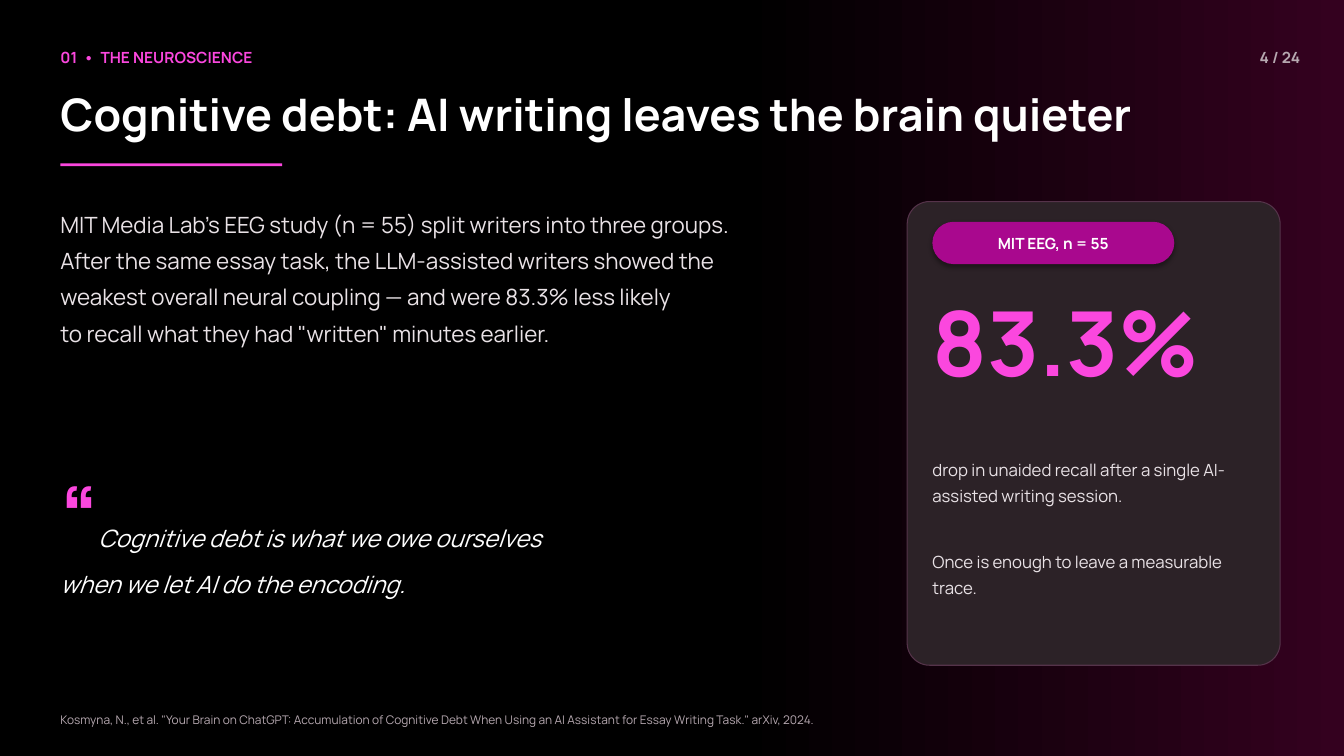
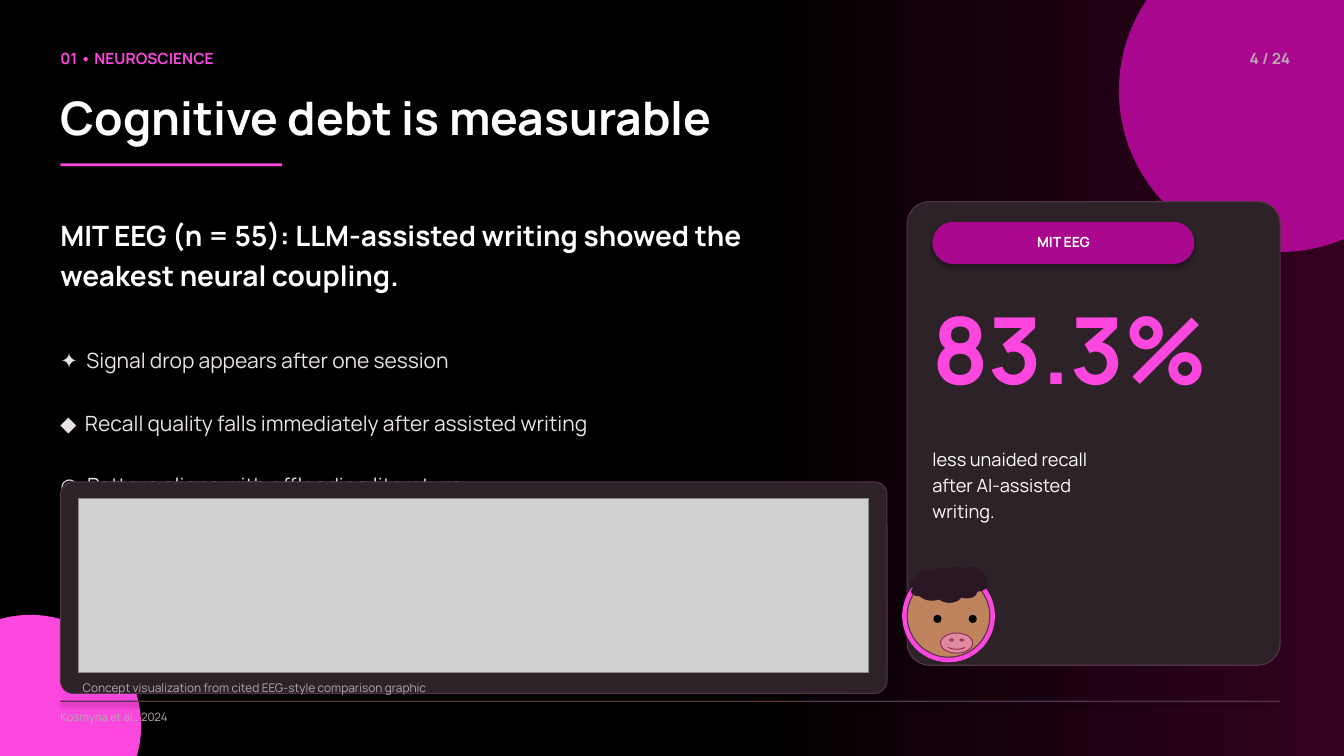
Before and after one commit to Imhaohao/AP-Research, a slide deck: slide 4 of AP_Research_Presentation.pptx. Drawn at 1344x756 pixels with LibreOffice and Linux fonts; fonts in the diff are those of the drawing; grey boxes stand for pictures. Boxes give left, top, right and bottom in pixels: in the first picture for what was removed or moved away, otherwise in the second. Text is boxed around its words. In the diff, an @@ line names an element or a change of style, - is before the commit and + after.

```diff
--- a/AP_Research_Presentation.pptx
+++ b/AP_Research_Presentation.pptx
@@ ellipse added at (x1=1119, y1=0, x2=1344, y2=252), fill #A9088E @@
@@ text at (x1=60, y1=52, x2=213, y2=65): text changed @@
-01 • THE NEUROSCIENCE
+01 • NEUROSCIENCE
@@ text "4 / 24" at (x1=1250, y1=52, x2=1290, y2=64): line spacing 1.15 to 1.2 @@
@@ text at (x1=60, y1=101, x2=712, y2=147): text changed; size 32 to 33 pt @@
-Cognitive debt: AI writing leaves the brain quieter
+Cognitive debt is measurable
@@ text at (x1=60, y1=221, x2=742, y2=293): text changed; size 16 to 20 pt; text colour #E9E2E6 to #FFFFFF; bold on @@
-MIT Media Lab's EEG study (n = 55) split writers into three groups.
-After the same essay task, the LLM-assisted writers showed the
-weakest overall neural coupling — and were 83.3% less likely
-to recall what they had "written" minutes earlier.
+MIT EEG (n = 55): LLM-assisted writing showed the weakest neural coupling.
@@ text "MIT EEG" moved from (x1=933, y1=222, x2=1175, y2=264) to (x1=1037, y1=236, x2=1090, y2=248) @@
@@ text "MIT EEG" at (x1=1037, y1=236, x2=1090, y2=248): vertical alignment middle to top; fill #A9088E to none; shadow off @@
@@ rounded rectangle added at (x1=933, y1=222, x2=1195, y2=264), fill #A9088E @@
@@ text at (x1=1037, y1=236, x2=1090, y2=248): text changed; size 11 to 10 pt @@
-MIT EEG, n = 55
+MIT EEG
@@ text "83.3%" at (x1=932, y1=316, x2=1207, y2=386): size 64 to 66 pt @@
@@ text added at (x1=86, y1=352, x2=449, y2=374), 15 pt, text #E9E2E6 @@
+✦ Signal drop appears after one session
@@ text added at (x1=85, y1=415, x2=588, y2=437), 15 pt, text #E9E2E6 @@
+◆ Recall quality falls immediately after assisted writing
@@ text added at (x1=87, y1=473, x2=462, y2=500), 15 pt, text #E9E2E6 @@
+◉ Pattern aligns with offloading literature
@@ text at (x1=932, y1=452, x2=1088, y2=523): text changed; size 12 to 13 pt; text colour #E9E2E6 to #FFFFFF @@
-drop in unaided recall after a single AI-assisted writing session.
-Once is enough to leave a measurable trace.
+less unaided recall
+after AI-assisted
+writing.
@@ rounded rectangle added at (x1=60, y1=482, x2=887, y2=694), fill #2C2227, outline #55334A 0.75 pt @@
@@ picture added at (x1=79, y1=499, x2=869, y2=673) @@
@@ text removed at (x1=60, y1=529, x2=541, y2=599) @@
-“Cognitive debt is what we owe ourselves
-when we let AI do the encoding.
@@ cloud added at (x1=909, y1=567, x2=988, y2=603), fill #2A1723 @@
@@ ellipse added at (x1=902, y1=570, x2=995, y2=662), fill #FB47DE @@
@@ ellipse added at (x1=907, y1=575, x2=990, y2=657), fill #BF835E, outline #55334A 0.8 pt @@
@@ ellipse added at (x1=0, y1=615, x2=141, y2=756), fill #FB47DE @@
@@ ellipse added at (x1=934, y1=615, x2=942, y2=623), fill #000000 @@
@@ ellipse added at (x1=969, y1=615, x2=977, y2=623), fill #000000 @@
@@ smiley face added at (x1=941, y1=633, x2=973, y2=653), fill #E08AA0, outline #8C2F55 0.7 pt @@
@@ text added at (x1=83, y1=683, x2=426, y2=695), 8.5 pt, text #B6A8B0 @@
+Concept visualization from cited EEG-style comparison graphic
@@ rectangle added at (x1=60, y1=701, x2=1280, y2=702), fill #55334A @@
@@ text at (x1=141, y1=712, x2=168, y2=721): text changed; size 8.5 to 8.2 pt @@
-Kosmyna, N., et al. "Your Brain on ChatGPT: Accumulation of Cognitive Debt When Using an AI Assistant for Essay Writing Task." arXiv, 2024.
+Kosmyna et al., 2024
```
Also in this commit, not shown: 4 other slides changed, 19 slides added, 19 slides removed, 5 other files.
